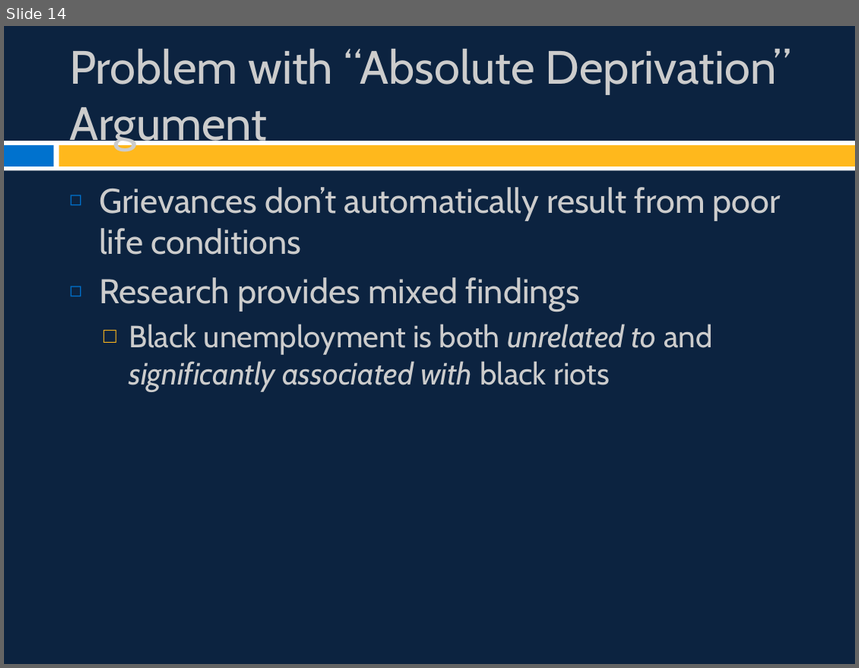
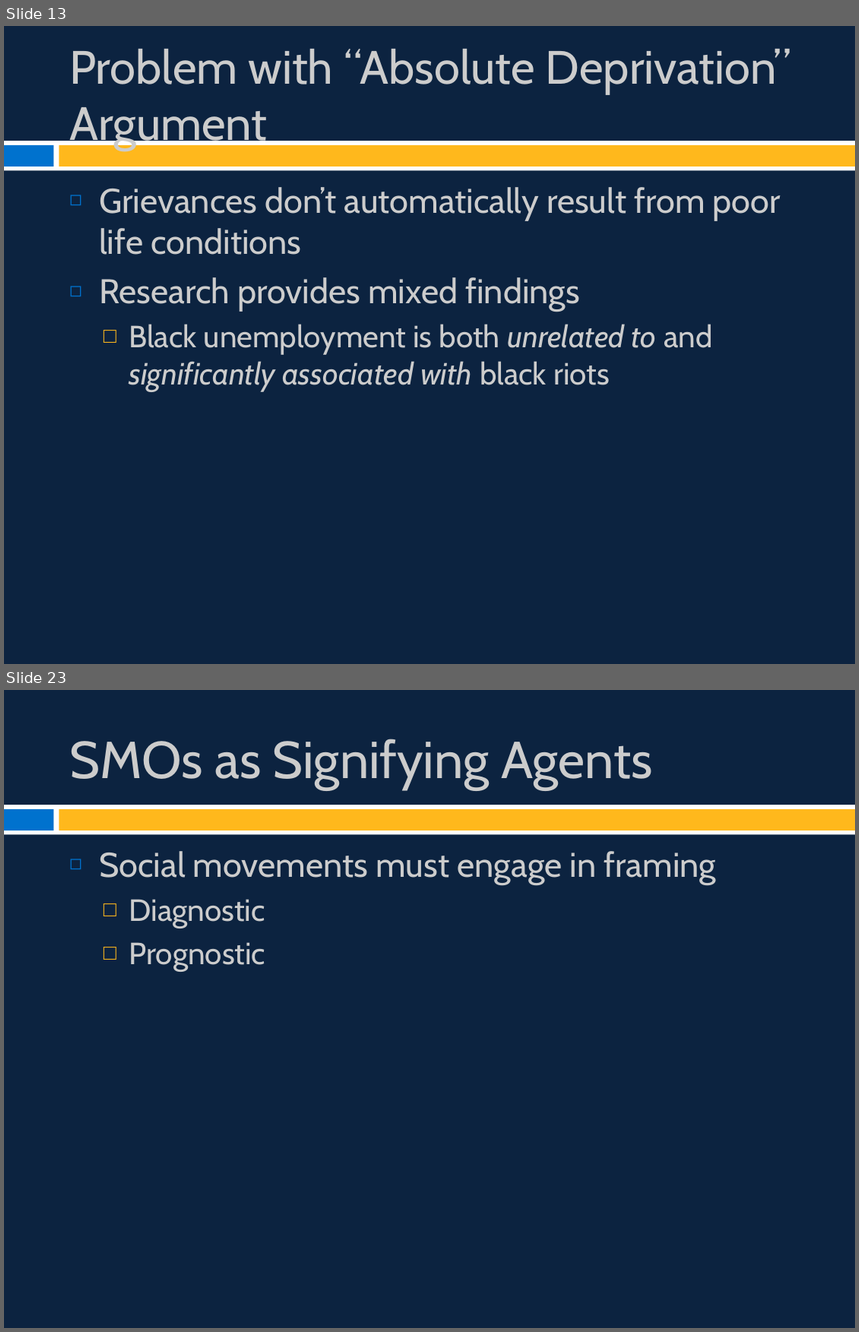
Before and after one commit to burrelvannjr/movements_csuf, a slide deck: ppts/Chapter 2 Slides.pptx. Shown one above the other, each under a label of ours: slide 14 before the commit, slides 13 and 23 after it; the slides between them are not shown. The pictures are 859x668 and 859x1332 pixels, drawn with LibreOffice and Linux fonts; fonts in the diff are those of the drawing. Boxes give left, top, right and bottom in pixels: in the first picture for what was removed or moved away, otherwise in the second. Text is boxed around its words. In the diff, an @@ line names an element or a change of style, - is before the commit and + after.

```diff
--- a/ppts/Chapter 2 Slides.pptx
+++ b/ppts/Chapter 2 Slides.pptx
@@ slide 23 added at (x1=4, y1=690, x2=855, y2=1328), background #0C2340; not listed: 3 template elements that a slide beside it also shows @@
@@ title added at (x1=69, y1=739, x2=653, y2=790), 44 pt, text #CCCCCC @@
+SMOs as Signifying Agents
@@ text added at (x1=99, y1=851, x2=717, y2=972), 29 pt, text #CCCCCC @@
+◻ Social movements must engage in framing
+  □ Diagnostic
+  □ Prognostic
@@ what was slide 14 is now slide 13 @@
```
Also in this commit, not shown: 6 slides changed, 12 other slides added, 1 slide removed, 42 other files.
